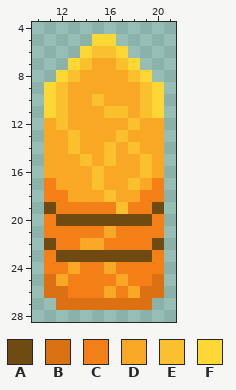
Two states of a pixel-art sprite, Assets/Sprites/balaESp01.png. Above, as it was before the edit.
The file is 32x32 pixels. Shown: x 10..21, y 4..28.
Palette (. is transparent): A #6f4b12  B #db7113  C #f57f17  D #f9a825  E #fbc02d  F #fdd835
And afterwards:
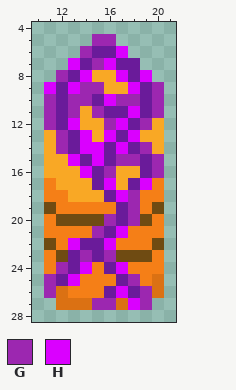
Colours new in this view: G #9c27b0  H #da00ff
Commit: add 2 balas sprites, arma sprite
Diff:
{"colour":"E","old":"#fbc02d","new":"#6a1b9a"}
{"y":5,"x":15,"old":"FF","new":"GG"}
{"y":6,"x":14,"old":"F","new":"G"}
{"y":6,"x":17,"old":"F","new":"H"}
{"y":7,"x":13,"old":"F","new":"H"}
{"y":7,"x":15,"old":"DD","new":"GH"}
{"y":7,"x":18,"old":"F","new":"E"}
{"y":8,"x":12,"old":"F","new":"G"}
{"y":8,"x":14,"old":"D","new":"H"}
{"y":8,"x":17,"old":"D","new":"H"}
{"y":8,"x":19,"old":"F","new":"H"}
{"y":9,"x":11,"old":"F","new":"H"}
{"y":9,"x":13,"old":"DDD","new":"HGG"}
{"y":9,"x":18,"old":"D","new":"H"}
{"y":9,"x":20,"old":"F","new":"G"}
{"y":10,"x":11,"old":"F","new":"G"}
{"y":10,"x":13,"old":"DD","new":"GG"}
{"y":10,"x":16,"old":"DDD","new":"HGG"}
{"y":10,"x":20,"old":"F","new":"G"}
{"y":11,"x":11,"old":"F","new":"G"}
{"y":11,"x":13,"old":"D","new":"G"}
{"y":11,"x":15,"old":"D","new":"G"}
{"y":11,"x":18,"old":"D","new":"H"}
{"y":11,"x":20,"old":"F","new":"G"}
{"y":12,"x":11,"old":"D","new":"G"}
{"y":12,"x":13,"old":"D","new":"H"}
{"y":12,"x":16,"old":"DD","new":"GH"}
{"y":12,"x":19,"old":"D","new":"G"}
{"y":13,"x":12,"old":"D","new":"G"}
{"y":13,"x":14,"old":"D","new":"H"}
{"y":13,"x":16,"old":"D","new":"H"}
{"y":13,"x":18,"old":"D","new":"H"}
{"y":14,"x":12,"old":"D","new":"G"}
{"y":14,"x":14,"old":"DD","new":"HH"}
{"y":14,"x":17,"old":"D","new":"H"}
{"y":14,"x":19,"old":"D","new":"G"}
{"y":15,"x":13,"old":"D","new":"H"}
{"y":15,"x":15,"old":"D","new":"H"}
{"y":15,"x":17,"old":"DD","new":"GG"}
{"y":15,"x":20,"old":"D","new":"G"}
{"y":16,"x":14,"old":"D","new":"H"}
{"y":16,"x":16,"old":"D","new":"G"}
{"y":16,"x":20,"old":"D","new":"G"}
{"y":17,"x":16,"old":"D","new":"H"}
{"y":17,"x":19,"old":"D","new":"H"}
{"y":18,"x":17,"old":"DD","new":"HG"}
{"y":19,"x":18,"old":"C","new":"G"}
{"y":20,"x":16,"old":"AAA","new":"GEG"}
{"y":21,"x":15,"old":"CDC","new":"GEH"}
{"y":22,"x":13,"old":"CDDC","new":"HEEH"}
{"y":23,"x":13,"old":"AAAA","new":"EGEG"}
{"y":24,"x":12,"old":"CDC","new":"GEH"}
{"y":24,"x":16,"old":"DC","new":"EH"}
{"y":25,"x":11,"old":"BDC","new":"GEH"}
{"y":25,"x":17,"old":"DC","new":"EG"}
{"y":26,"x":11,"old":"B","new":"G"}
{"y":26,"x":16,"old":"DCDB","new":"EHEG"}
{"y":27,"x":15,"old":"BB","new":"GG"}
{"y":27,"x":18,"old":"BB","new":"HG"}
{"label":"changed","picture_box":[44,34,164,310]}
